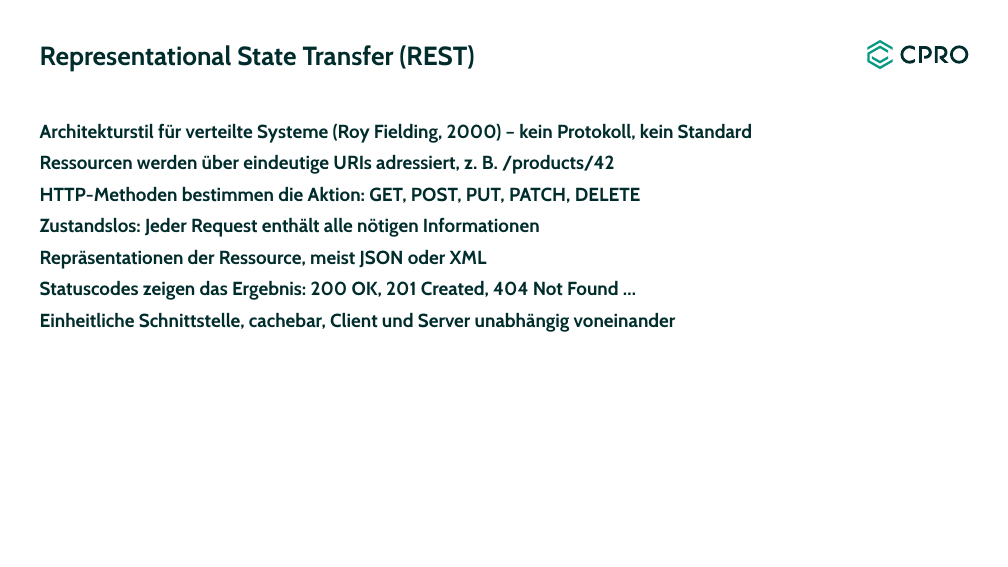
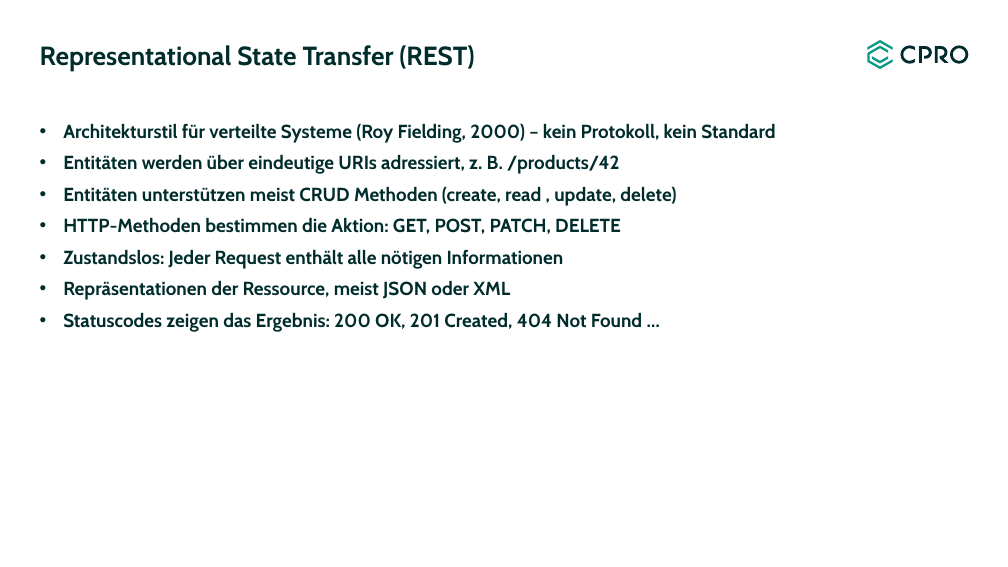
Before and after one commit to bi-tm/copilot, a slide deck: slide 5 of HTTP_Request_Bestandteile_Entwurf.pptx (slide 3 before the commit). Drawn at 1008x567 pixels with LibreOffice and Linux fonts; fonts in the diff are those of the drawing. Boxes give left, top, right and bottom in pixels: in the first picture for what was removed or moved away, otherwise in the second. Text is boxed around its words. In the diff, an @@ line names an element or a change of style, - is before the commit and + after.

```diff
--- a/HTTP_Request_Bestandteile_Entwurf.pptx
+++ b/HTTP_Request_Bestandteile_Entwurf.pptx
@@ text at [63, 123, 775, 332]: bullet none to • @@
@@ text at [63, 154, 676, 234]: text changed @@
-Ressourcen werden über eindeutige URIs adressiert, z. B. /products/42
-HTTP-Methoden bestimmen die Aktion: GET, POST, PUT, PATCH, DELETE
+• Entitäten werden über eindeutige URIs adressiert, z. B. /products/42
+• Entitäten unterstützen meist CRUD Methoden (create, read , update, delete)
+• HTTP-Methoden bestimmen die Aktion: GET, POST, PATCH, DELETE
@@ text at [40, 312, 676, 332]: paragraph removed @@
-Einheitliche Schnittstelle, cachebar, Client und Server unabhängig voneinander
```
Also in this commit, not shown: 1 other file.
